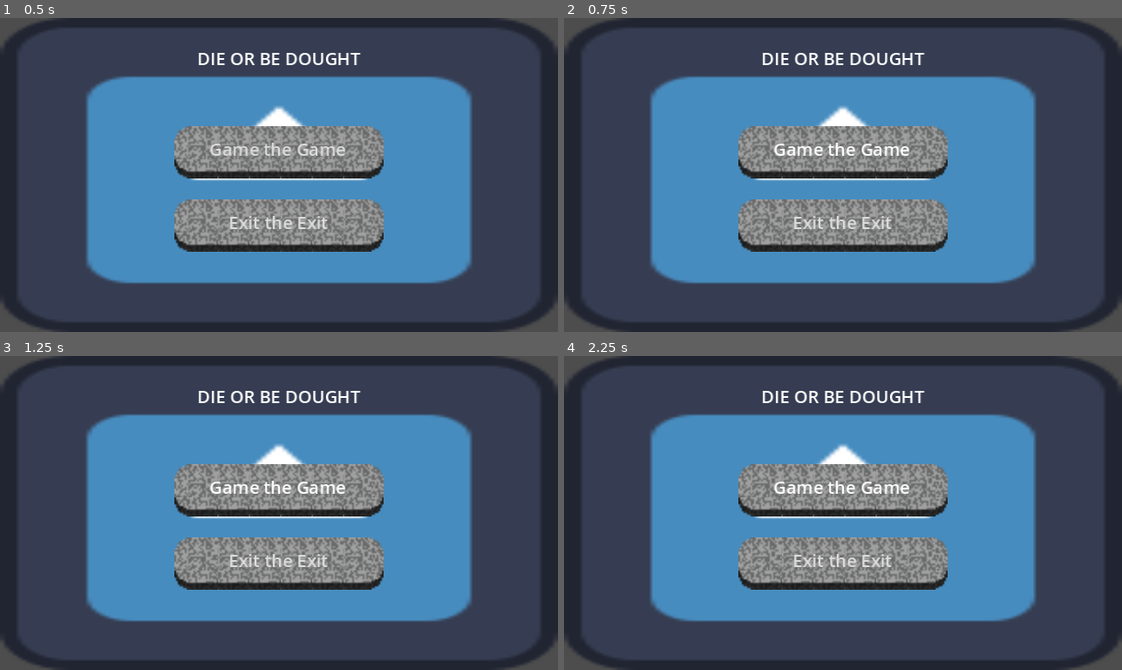
Above: before the commit, frames 1-4 (two rows, left to right).
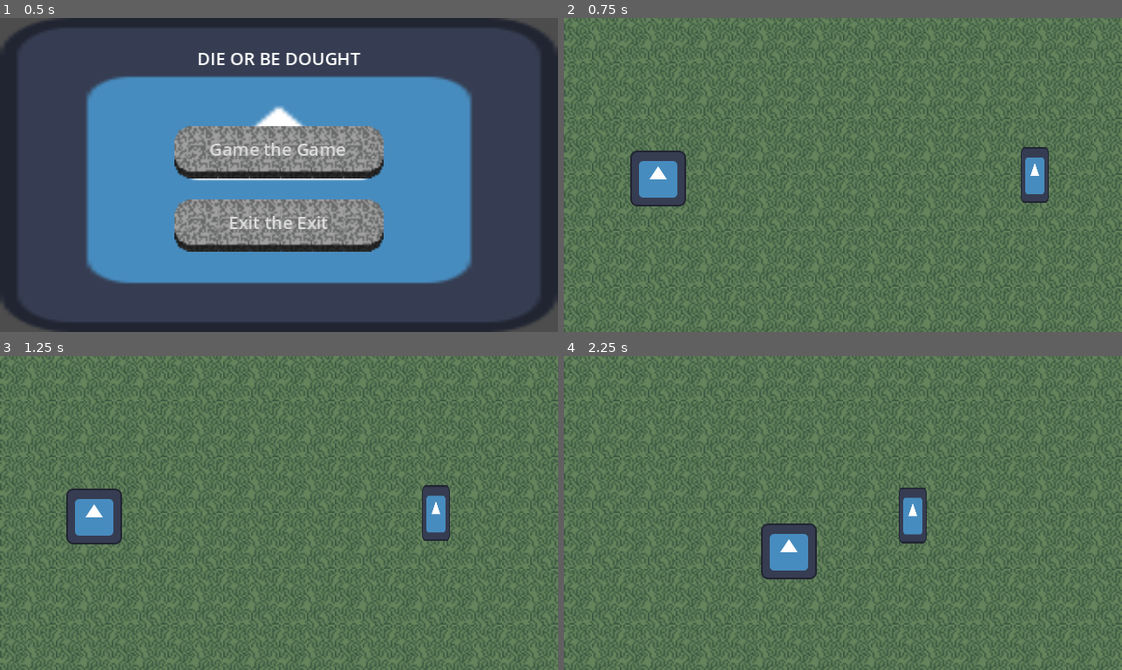
Above: after the commit, the same moments.

Repository: KxUgh/48h-game-jam-game
Game: Godot game, scene res://scenes/main_menu.tscn
Two runs of this game, one before a commit and one after it. Both use one fixed random seed, a clock stepped at 60 frames per second and the inputs below. The engine's default icon, where the game draws it, is replaced by a stand-in: a white triangle on a blue panel in a dark square.
Inputs:
- Up to frame 1 (0.5 s): no input
- Up to frame 2 (0.75 s): click "Game the Game" at 0.5 s
- Up to frame 3 (1.25 s): no input
- Up to frame 4 (2.25 s): hold D (right) 1.28-2.03 s; hold S (down) from 2.03 s (still down)

Frame 1 is identical in both runs. In frame 2, 98% of the frame differs, in the area x 0-100%, y 0-100%; in frame 3, 98%; in frame 4, 99%.

Commit message:
Post merge fixes

Diff:
--- a/scenes/caveman.tscn
+++ b/scenes/caveman.tscn
@@ -13,7 +13,7 @@
 script = ExtResource("1_0q23h")
 nav_agent = NodePath("NavigationAgent2D")
 nav_timer = NodePath("NavTimer")
-speed = 200.0
+speed = 50.0
 
 [node name="CollisionShape2D" type="CollisionShape2D" parent="."]
 shape = SubResource("CapsuleShape2D_ttnv6")
@@ -25,5 +25,5 @@
 [node name="NavigationAgent2D" type="NavigationAgent2D" parent="."]
 
 [node name="NavTimer" type="Timer" parent="."]
-wait_time = 0.5
+wait_time = 0.25
 autostart = true
--- a/scenes/main.tscn
+++ b/scenes/main.tscn
@@ -1,9 +1,8 @@
-[gd_scene load_steps=51 format=4 uid="uid://cvnwhsr3huqmj"]
+[gd_scene load_steps=49 format=4 uid="uid://bu2vv3yml2k7d"]
 
 [ext_resource type="Texture2D" uid="uid://cdve845fvcwuf" path="res://assets/OuterTileset.png" id="1_1irw7"]
-[ext_resource type="Script" path="res://scripts/entity.gd" id="1_ikyoa"]
-[ext_resource type="Texture2D" uid="uid://o68a8bjvx1yl" path="res://assets/icon.svg" id="2_dev1j"]
-[ext_resource type="PackedScene" path="res://scenes/player.tscn" id="3_t447v"]
+[ext_resource type="PackedScene" uid="uid://i08j2b1vco1c" path="res://scenes/caveman.tscn" id="2_to06s"]
+[ext_resource type="PackedScene" uid="uid://by2vub21vtxyo" path="res://scenes/player.tscn" id="3_t447v"]
 
 [sub_resource type="NavigationPolygon" id="NavigationPolygon_ulspu"]
 vertices = PackedVector2Array(8, 8, -8, 8, -8, -8, 8, -8)
@@ -1935,9 +1934,6 @@
 navigation_layer_0/layers = 1
 sources/0 = SubResource("TileSetAtlasSource_4ggdw")
 
-[sub_resource type="CircleShape2D" id="CircleShape2D_jblvy"]
-radius = 32.0
-
 [node name="Node2D" type="Node2D"]
 
 [node name="TileMaps" type="Node2D" parent="."]
@@ -1946,17 +1942,10 @@
 tile_map_data = PackedByteArray("AAD3//v/AAAMAAMAAAD3//z/AAAMAAIAAAD4//v/AAANAAMAAAD4//z/AAANAAIAAAD5//v/AAAMAAMAAAD5// …(11888 unchanged characters)…
 tile_set = SubResource("TileSet_jkjmu")
 
-[node name="Entity" type="CharacterBody2D" parent="."]
-script = ExtResource("1_ikyoa")
-
-[node name="CollisionShape2D" type="CollisionShape2D" parent="Entity"]
-shape = SubResource("CircleShape2D_jblvy")
-
-[node name="Sprite2D" type="Sprite2D" parent="Entity"]
-scale = Vector2(0.5, 0.5)
-texture = ExtResource("2_dev1j")
-
 [node name="Camera2D" type="Camera2D" parent="."]
 
 [node name="Player" parent="." instance=ExtResource("3_t447v")]
 position = Vector2(-106, 2)
+
+[node name="Caveman" parent="." instance=ExtResource("2_to06s")]
+position = Vector2(110, 0)
--- a/scenes/main_menu.tscn
+++ b/scenes/main_menu.tscn
@@ -1,9 +1,10 @@
-[gd_scene load_steps=5 format=3 uid="uid://dct4xvjivp1jr"]
+[gd_scene load_steps=6 format=3 uid="uid://hk4g02x0pyh7"]
 
-[ext_resource type="Theme" uid="uid://dwk1p53yoy1hp" path="res://assets/theme.tres" id="1_1vmj7"]
+[ext_resource type="Theme" uid="uid://btae84e240kr" path="res://assets/theme.tres" id="1_1vmj7"]
 [ext_resource type="Script" path="res://scripts/main_menu.gd" id="1_h6ljb"]
 [ext_resource type="Texture2D" uid="uid://o68a8bjvx1yl" path="res://assets/icon.svg" id="1_kv2id"]
-[ext_resource type="PackedScene" uid="uid://bu5isc74wt57b" path="res://scenes/options_menu.tscn" id="3_xd4sc"]
+[ext_resource type="PackedScene" uid="uid://bu2vv3yml2k7d" path="res://scenes/main.tscn" id="3_870wq"]
+[ext_resource type="PackedScene" path="res://scenes/options_menu.tscn" id="3_xd4sc"]
 
 [node name="Main_Menu" type="Control" node_paths=PackedStringArray("start_button", "options_button", "exit_button", "options_menu", "margin_containter")]
 layout_mode = 3
@@ -17,7 +18,7 @@
 start_button = NodePath("MarginContainer/HBoxContainer/VBoxContainer/Start_Button")
 options_button = NodePath("MarginContainer/HBoxContainer/VBoxContainer/Options_Button")
 exit_button = NodePath("MarginContainer/HBoxContainer/VBoxContainer/Exit_Button")
-start_level = null
+start_level = ExtResource("3_870wq")
 options_menu = NodePath("Options_Menu")
 margin_containter = NodePath("MarginContainer")
 
